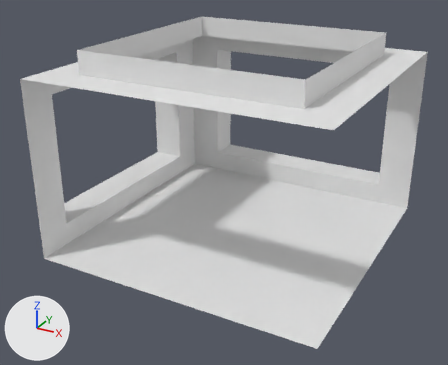
Before and after pictures for a commit that changed the glTF model public/spaceship-room.gltf.
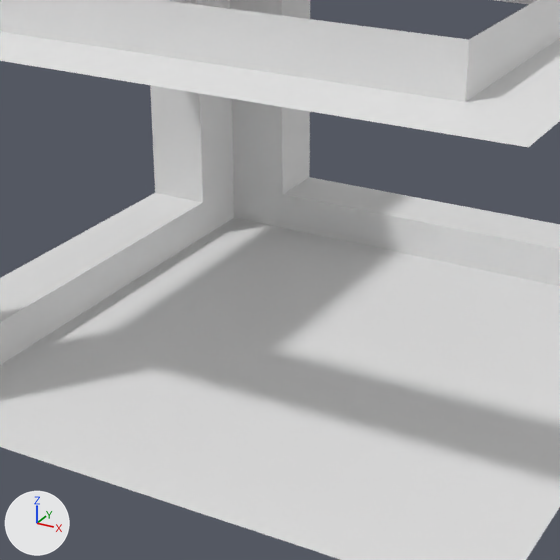
Each version is shown whole from a 50 mm camera at (7.32, -12.67, 6.59) aimed at (1.34, -1.78, 1.14), then close up on the part from 19% to 78% of the width and 17% to 89% of the height. Arrows for +X, +Y and +Z are at lower left; the lights stay in place. Where no turn or scale is listed for an object, it has been applied to the vertices.

The scene before the commit, as lines of its bpy script (objects in view):
```python
me_cube_002 = bpy.data.meshes.new('Cube.002')
me_cube_002.from_pydata(...)  # 32 vertices, 50 faces; spans x -2.05..4.68, y -4.68..2.05, z -0.02..4.22
me_cube_002.materials.append(mat_material_002)  # white #e7e7e7
ob_cube_003 = bpy.data.objects.new('Cube.003', me_cube_002)
ob_cube_003.location = (0.0, 0.0, 0.0)
```
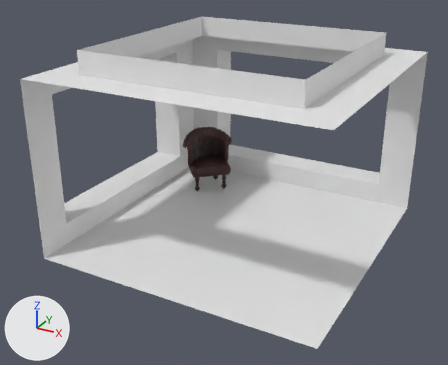
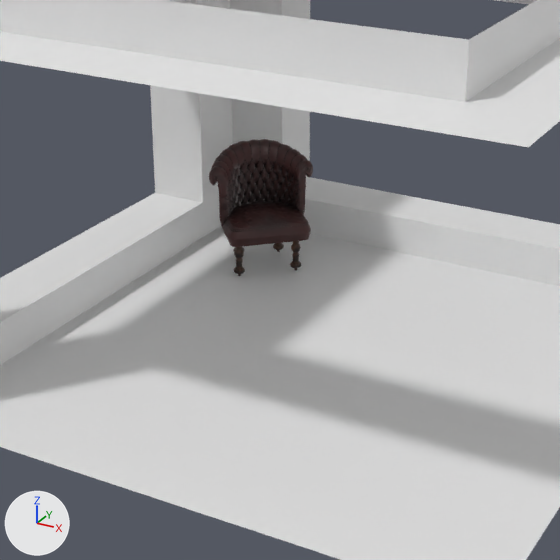
Where the change shows, as pixel boxes [x1, y1, x2, y2] in the close-ups (560 x 560 px):
'Final:pSphere6_Chair2_0', added: after [209, 139, 313, 247]
'Final:pSphere6_Legs1_0', added: after [233, 241, 301, 276]

Diff of the bpy script that builds the scene:
```diff
--- a/public/spaceship-room.gltf.py
+++ b/public/spaceship-room.gltf.py
@@ img_legs1_metallicroughness @@
+img_legs1_metallicroughness = load_image('Legs1_metallicRoughness', 'Legs1_metallicRoughness.png', 2048, 2048, 'Non-Color')
@@ img_legs1_basecolor @@
+img_legs1_basecolor = load_image('Legs1_baseColor', 'Legs1_baseColor.png', 2048, 2048, 'sRGB')
@@ img_legs1_normal @@
+img_legs1_normal = load_image('Legs1_normal', 'Legs1_normal.png', 2048, 2048, 'Non-Color')
@@ img_chair2_normal @@
+img_chair2_normal = load_image('Chair2_normal', 'Chair2_normal.png', 2048, 2048, 'Non-Color')
@@ img_chair2_basecolor @@
+img_chair2_basecolor = load_image('Chair2_baseColor', 'Chair2_baseColor.png', 2048, 2048, 'sRGB')
@@ img_chair2_metallicroughness @@
+img_chair2_metallicroughness = load_image('Chair2_metallicRoughness', 'Chair2_metallicRoughness.png', 2048, 2048, 'Non-Color')
@@ mat_legs1 @@
+mat_legs1 = bpy.data.materials.new('Legs1')
+# uses the picture img_legs1_basecolor
+# uses the picture img_legs1_metallicroughness
+# uses the picture img_legs1_normal
@@ mat_chair2 @@
+mat_chair2 = bpy.data.materials.new('Chair2')
+# uses the picture img_chair2_basecolor
+# uses the picture img_chair2_metallicroughness
+# uses the picture img_chair2_normal
@@ me_final_psphere6_legs1_0 @@
+me_final_psphere6_legs1_0.from_pydata(...)  # 7258 vertices, 14388 faces; spans x -0.416..0.556, y -0.581..0.422, z 0.004..0.465
+me_final_psphere6_legs1_0.materials.append(mat_legs1)
@@ me_final_psphere6_chair2_0 @@
+me_final_psphere6_chair2_0.from_pydata(...)  # 20372 vertices, 40304 faces; spans x -0.569..0.658, y -0.648..0.57, z 0.418..1.439
+me_final_psphere6_chair2_0.materials.append(mat_chair2)
@@ ob_final_psphere6_legs1_0 @@
+ob_final_psphere6_legs1_0 = bpy.data.objects.new('Final:pSphere6_Legs1_0', me_final_psphere6_legs1_0)
+ob_final_psphere6_legs1_0.location = (-0.24, 0.23, -0.02)
@@ ob_final_psphere6_chair2_0 @@
+ob_final_psphere6_chair2_0 = bpy.data.objects.new('Final:pSphere6_Chair2_0', me_final_psphere6_chair2_0)
+ob_final_psphere6_chair2_0.location = (-0.24, 0.23, -0.02)
```
